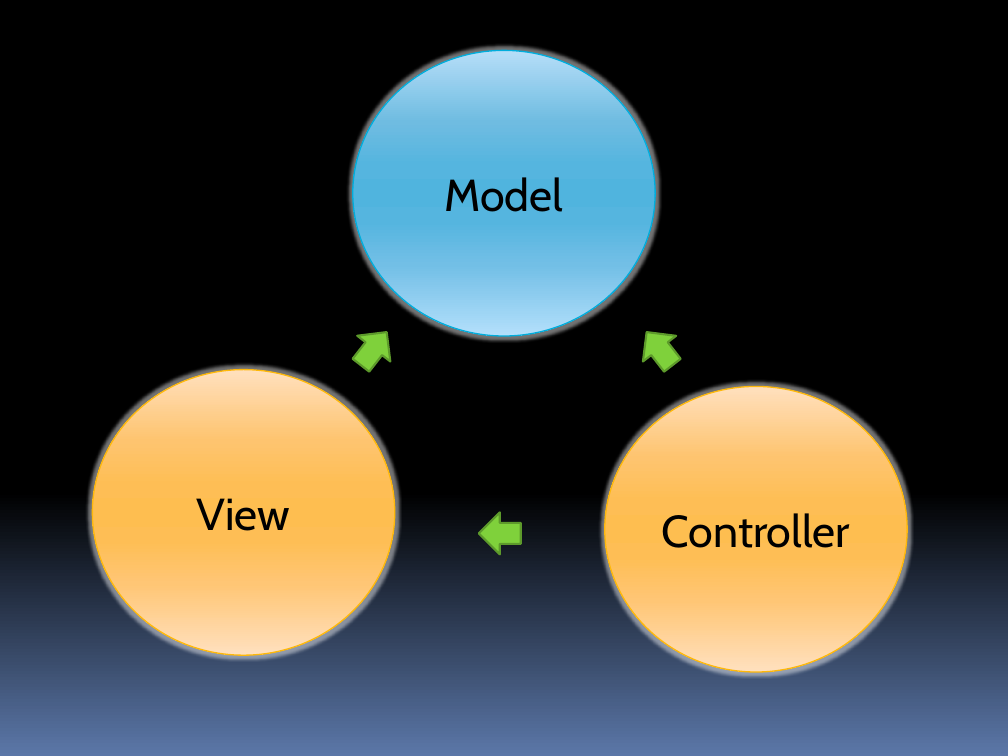
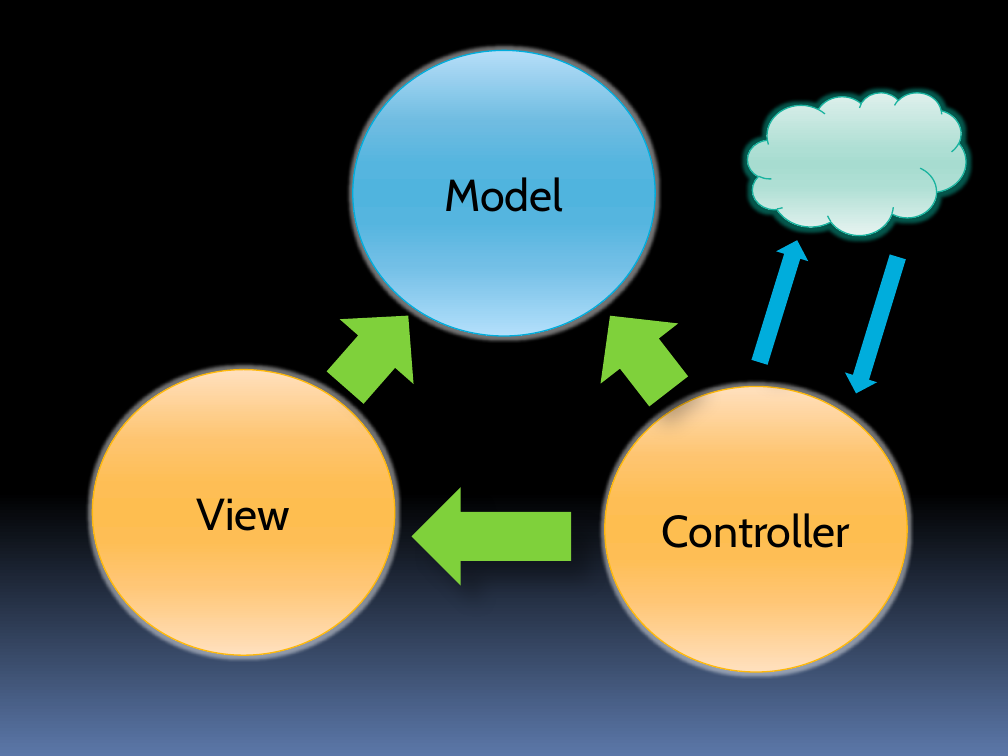
Before and after one commit to stevenharman/codeincubator, a slide deck: slide 6 of Samples/Getting-Started-With-MVC/Getting Started with MVC.pptx (slide 5 before the commit). Drawn at 1008x756 pixels with LibreOffice and Linux fonts; fonts in the diff are those of the drawing. Boxes give left, top, right and bottom in pixels: in the first picture for what was removed or moved away, otherwise in the second. Text is boxed around its words. In the diff, an @@ line names an element or a change of style, - is before the commit and + after.

```diff
--- a/Samples/Getting-Started-With-MVC/Getting Started with MVC.pptx
+++ b/Samples/Getting-Started-With-MVC/Getting Started with MVC.pptx
@@ cloud added at bbox=[748, 93, 967, 236], fill gradient #DFF1ED to #AFDFD4 to #A7DDD1 to #E6F4F0, outline #1AB39F 0.94 pt @@
@@ down arrow added at bbox=[743, 235, 812, 367], fill #00ADDC @@
@@ down arrow added at bbox=[840, 252, 913, 399], fill #00ADDC @@
@@ down arrow at bbox=[308, 283, 446, 420]: outline #5E9B2C 1.5 pt to none; shadow on; rotation 218 to 221 degrees @@
@@ down arrow: place and size @@
-down arrow at bbox=[630, 319, 689, 378]
+down arrow at bbox=[572, 285, 708, 421]
@@ down arrow at bbox=[572, 285, 708, 421]: outline #5E9B2C 1.5 pt to none; shadow on @@
@@ down arrow at bbox=[412, 487, 572, 586]: outline #5E9B2C 1.5 pt to none; shadow on @@
@@ down arrow: place and size @@
-down arrow at bbox=[479, 512, 521, 554]
+down arrow at bbox=[412, 487, 572, 586]
```
Also in this commit, not shown: 7 other slides changed, 6 slides added, 4 slides removed.
